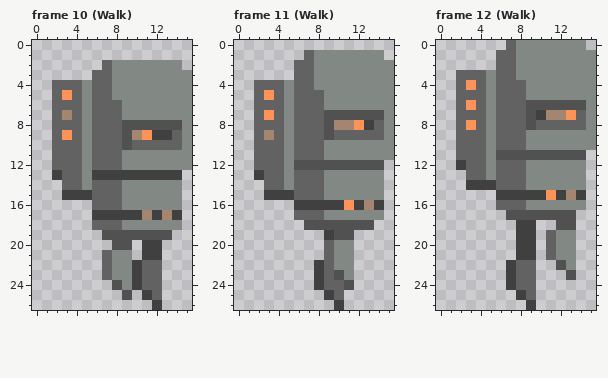
File history of a pixel-art file, Assets/Sprites/MeleeRobot/MeleeRobot.aseprite. Above is the file before it was changed.
16x27 pixels, 12 frames. Colours within 5 levels of each other are drawn and written as one. Shown: frame 10 (Walk), frame 11 (Walk), frame 12 (Walk). The commit also changed other frames, which this record leaves out.
Now the later version:
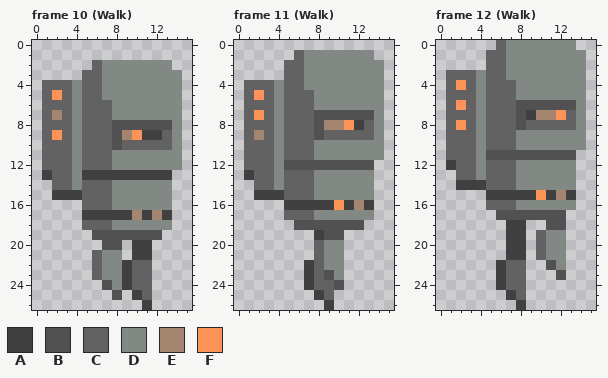
Palette (. is transparent): A #404040  B #515151  C #626262  D #828884  E #a48570  F #fd9359
Changes in this commit:
Frame 10 (Walk):
y 2: x 6..7 .C -> CD; x 14 D -> .
y 3: x 5 . -> C; x 7 C -> D; x 15 D -> .
y 4: x 1 . -> C; x 4..5 CD -> DC; x 7 C -> D; x 15 D -> .
y 5: x 1..5 .CFCD -> CFCDC; x 7 C -> D; x 15 D -> .
y 6: x 1 . -> C; x 4..5 CD -> DC; x 8 C -> D; x 15 D -> .
y 7: x 1..5 .CECD -> CECDC; x 8 C -> D; x 15 D -> .
y 8: x 1 . -> C; x 4..5 CD -> DC; x 8 C -> B; x 14..15 BD -> D.
y 9: x 1..5 .CFCD -> CFCDC; x 8..11 CBEF -> BEFA; x 13..15 ACD -> CD.
y 10: x 1 . -> C; x 4..5 CD -> DC; x 8..9 CB -> BC; x 14..15 CD -> D.
y 11..12: x 1 . -> C; x 4..5 CD -> DC; x 8 C -> D; x 15 D -> .
y 13: x 1..2 .A -> AC; x 4..5 CD -> DA; x 14 A -> .
y 14: x 2 . -> C; x 4..5 CD -> DC; x 8 C -> D; x 14 D -> .
y 15: x 2 . -> A; x 5 A -> C; x 8 C -> D; x 14 D -> .
y 16: x 5 . -> C; x 8 C -> D; x 14 D -> .
y 17: x 5 . -> A; x 10..14 AEAEA -> EAEA.
y 18: x 5 . -> C; x 8 C -> D; x 14 D -> .
y 19: x 6 . -> B; x 13 B -> .
y 20: x 7 . -> B; x 9..10 B. -> .A; x 12 A -> .
y 21: x 6..7 .C -> CD; x 9..10 D. -> .A; x 12 A -> .
y 22..23: x 6..7 .C -> CD; x 9..10 DA -> AC; x 12 C -> .
y 24: x 7..10 .BDA -> BDAC; x 12 C -> .
y 25: x 8..12 .B.AC -> B.AC.
y 26: x 11..12 .A -> A.
Frame 11 (Walk):
y 1: x 6..7 .C -> CD; x 14 D -> .
y 2..3: x 5 . -> C; x 7 C -> D; x 15 D -> .
y 4: x 1 . -> C; x 4..5 CD -> DC; x 7 C -> D; x 15 D -> .
y 5: x 1..5 .CFCD -> CFCDC; x 8 C -> D; x 15 D -> .
y 6: x 1 . -> C; x 4..5 CD -> DC; x 8 C -> D; x 15 D -> .
y 7: x 1..5 .CFCD -> CFCDC; x 8 C -> B; x 14..15 BD -> D.
y 8: x 1 . -> C; x 4..5 CD -> DC; x 8..9 CB -> BE; x 11..15 EFACD -> FACD.
y 9: x 1..5 .CECD -> CECDC; x 8..9 CB -> BC; x 14..15 CD -> D.
y 10..11: x 1 . -> C; x 4..5 CD -> DC; x 8 C -> D; x 15 D -> .
y 12: x 1 . -> C; x 4..5 CD -> DB; x 14 B -> .
y 13: x 1..2 .A -> AC; x 4..5 CD -> DC; x 8 C -> D; x 14 D -> .
y 14: x 2 . -> C; x 4..5 CD -> DC; x 8 C -> D; x 14 D -> .
y 15: x 2 . -> A; x 5 A -> C; x 8 C -> D; x 14 D -> .
y 16: x 5 . -> A; x 10..14 AFAEA -> FAEA.
y 17: x 5 . -> C; x 8 C -> D; x 14 D -> .
y 18: x 6 . -> B; x 13 B -> .
y 19: x 8..9 .A -> AB; x 11 B -> .
y 20..21: x 8..9 .C -> CD; x 11 D -> .
y 22: x 7..9 .AC -> ACD; x 11 D -> .
y 23: x 7..11 .ACBD -> ACBD.
y 24: x 7..8 .A -> AC; x 10..11 CB -> B.
y 25: x 8..10 .AC -> AC.
y 26: x 9..10 .A -> A.
Frame 12 (Walk):
y 0: x 6..7 .C -> CD; x 14 D -> .
y 1..2: x 5 . -> C; x 7 C -> D; x 15 D -> .
y 3: x 1 . -> C; x 4..5 CD -> DC; x 7 C -> D; x 15 D -> .
y 4: x 1..5 .CFCD -> CFCDC; x 8 C -> D; x 15 D -> .
y 5: x 1 . -> C; x 4..5 CD -> DC; x 8 C -> D; x 15 D -> .
y 6: x 1..5 .CFCD -> CFCDC; x 8 C -> B; x 14..15 BD -> D.
y 7: x 1 . -> C; x 4..5 CD -> DC; x 8..10 CBA -> BAE; x 12..15 EFCD -> FCD.
y 8: x 1..5 .CFCD -> CFCDC; x 8..9 CB -> BC; x 14..15 CD -> D.
y 9..10: x 1 . -> C; x 4..5 CD -> DC; x 8 C -> D; x 15 D -> .
y 11: x 1 . -> C; x 4..5 CD -> DB; x 14 B -> .
y 12: x 1..2 .A -> AC; x 4..5 CD -> DC; x 8 C -> D; x 14 D -> .
y 13: x 2 . -> C; x 4..5 CD -> DC; x 8 C -> D; x 14 D -> .
y 14: x 2 . -> A; x 5 A -> C; x 8 C -> D; x 14 D -> .
y 15: x 5 . -> A; x 10..14 AFAEA -> FAEA.
y 16: x 5 . -> C; x 8 C -> D; x 14 D -> .
y 17: x 6 . -> B; x 13 B -> .
y 18: x 7 . -> A; x 9 A -> .; x 11 . -> B; x 13 B -> .
y 19..21: x 7 . -> A; x 9..11 A.C -> .CD; x 13 D -> .
y 22: x 6..7 .A -> AC; x 9 C -> .; x 11..13 .BD -> BD.
y 23: x 6..7 .A -> AC; x 9 C -> .; x 12..13 .B -> B.
y 24: x 6..7 .A -> AC; x 9 C -> .
y 25: x 7..9 .AC -> AC.
y 26: x 8..9 .A -> A.
Pixel boxes of the changes (left, top, right, bottom) in both pictures:
changed: (42, 60, 192, 310)
changed: (244, 50, 394, 310)
changed: (446, 40, 596, 310)
